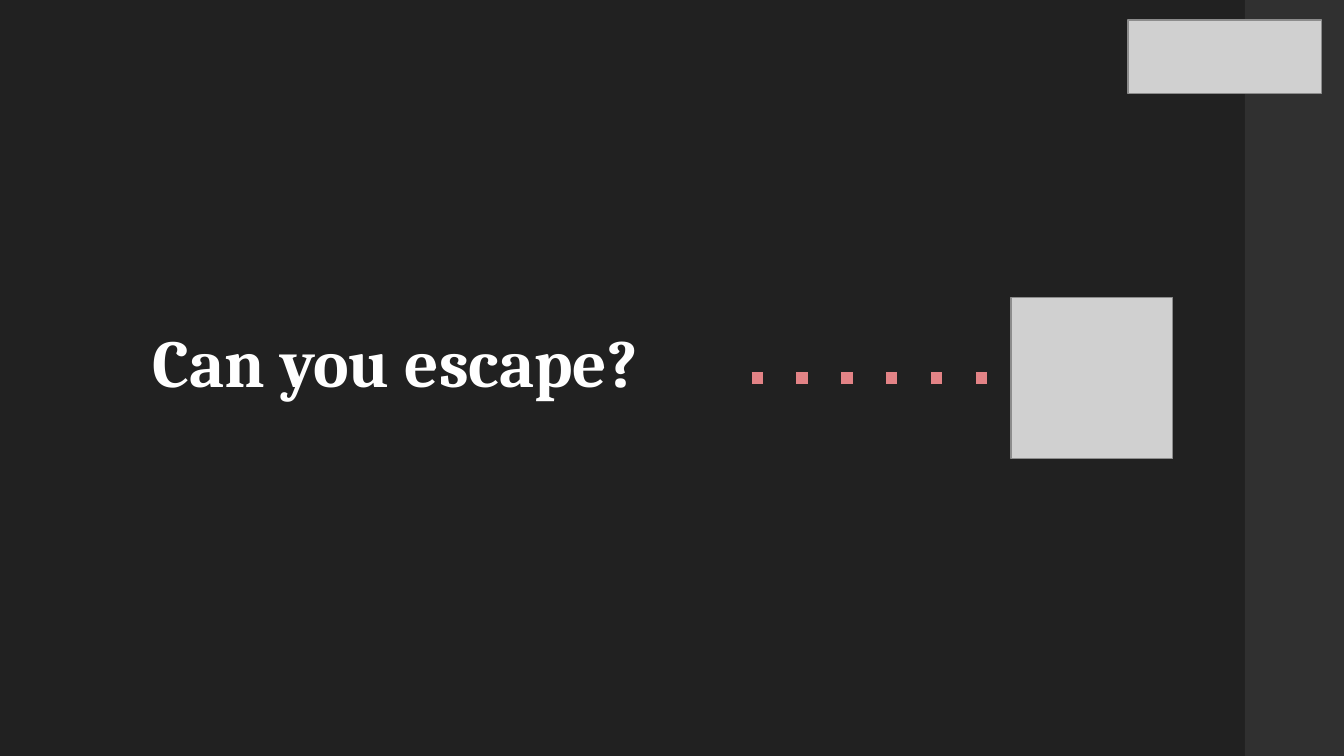
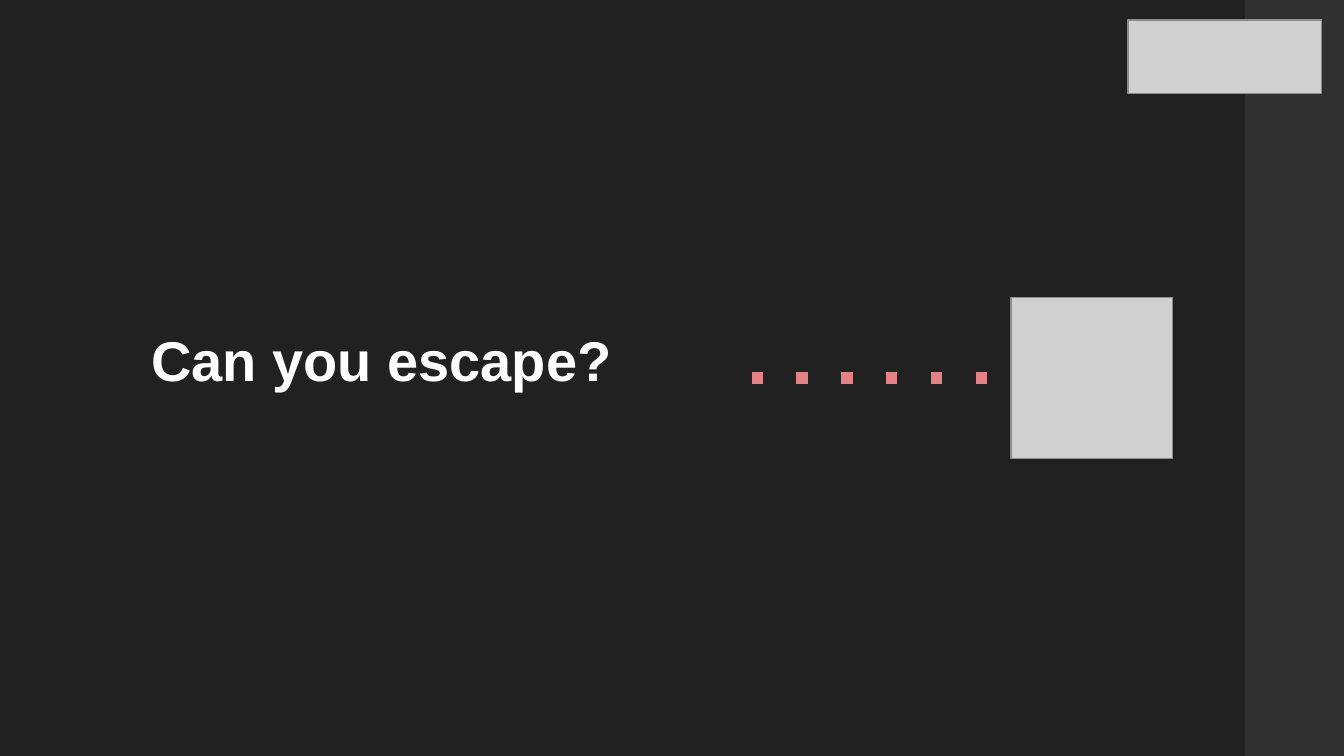
Before and after one commit to brendonborck/mystery_house_game, a slide deck: slide 14 of Apresentacao.pptx. Drawn at 1344x756 pixels with LibreOffice and Linux fonts; fonts in the diff are those of the drawing; grey boxes stand for pictures. Boxes give left, top, right and bottom in pixels: in the first picture for what was removed or moved away, otherwise in the second. Text is boxed around its words. In the diff, an @@ line names an element or a change of style, - is before the commit and + after.

```diff
--- a/Apresentacao.pptx
+++ b/Apresentacao.pptx
@@ title "Can you escape?" at [151, 342, 611, 391]: size 36 to 30 pt, font Cambria to Arial @@
```
Also in this commit, not shown: 13 other slides changed, 2 slides added, 2 slides removed, 3 other files.
